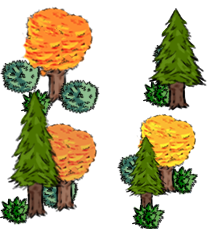
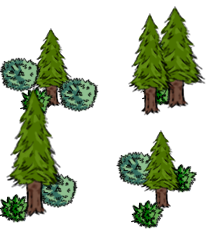
Layers edited between the first and the second w=208, h=229 image:
added layer "forest3v2" above "forest3" over [0, 6, 206, 229]
hid "forest1" over [0, 6, 207, 229]
